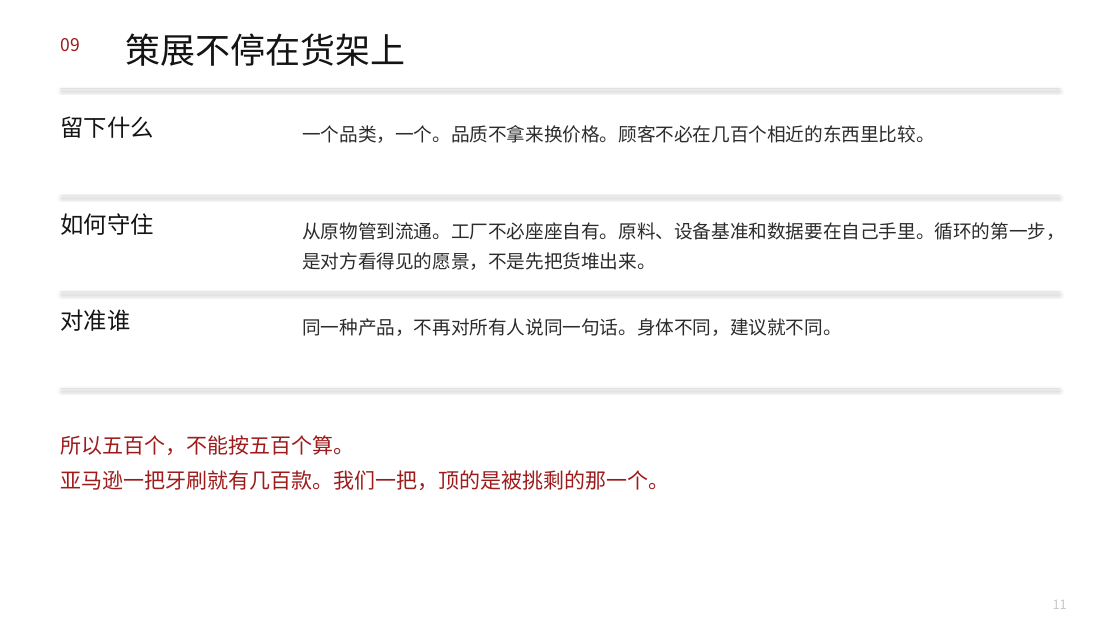
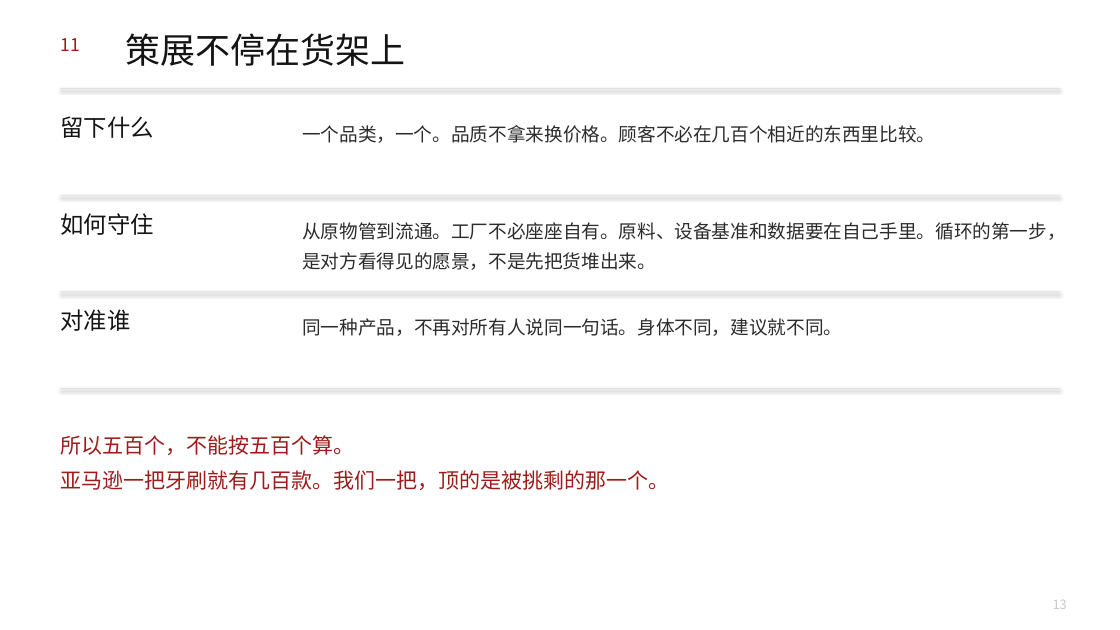
Before and after one commit to headshot9999/xiaoyi, a slide deck: slide 13 of 艾多美何以成为100兆韩元企业.pptx (slide 11 before the commit). Drawn at 1120x630 pixels with LibreOffice and Linux fonts; fonts in the diff are those of the drawing. Boxes give left, top, right and bottom in pixels: in the first picture for what was removed or moved away, otherwise in the second. Text is boxed around its words. In the diff, an @@ line names an element or a change of style, - is before the commit and + after.

```diff
--- a/艾多美何以成为100兆韩元企业.pptx
+++ b/艾多美何以成为100兆韩元企业.pptx
@@ text at [60,38,79,51]: text changed @@
-09
+11
@@ text at [1053,600,1067,609]: text changed @@
-11
+13
```
Also in this commit, not shown: 10 other slides changed, 3 slides added, 3 other files.
